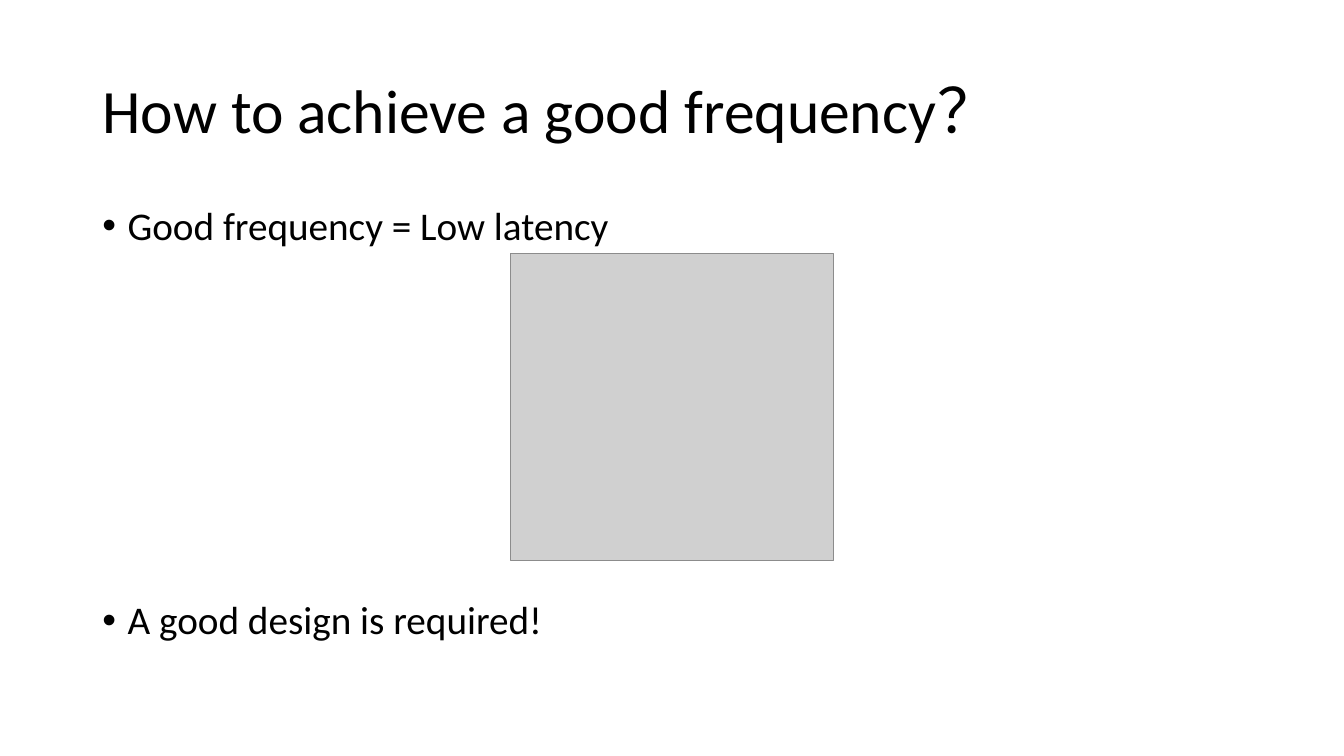
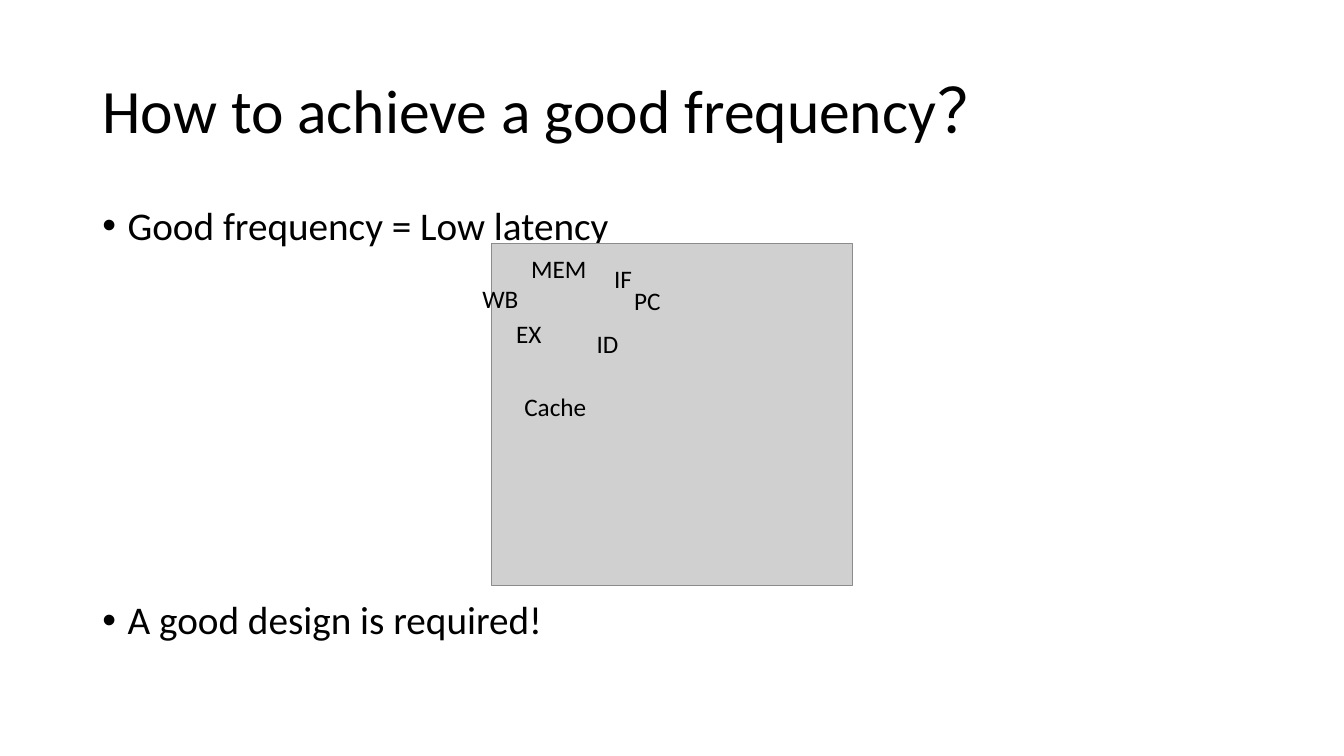
Before and after one commit to fstqwq/PipyV, a slide deck: slide 7 of arch_pre.pptx. Drawn at 1344x756 pixels with LibreOffice and Linux fonts; fonts in the diff are those of the drawing; grey boxes stand for pictures. Boxes give left, top, right and bottom in pixels: in the first picture for what was removed or moved away, otherwise in the second. Text is boxed around its words. In the diff, an @@ line names an element or a change of style, - is before the commit and + after.

```diff
--- a/arch_pre.pptx
+++ b/arch_pre.pptx
@@ picture: place and size @@
-picture at bbox=[510, 253, 833, 560]
+picture at bbox=[492, 244, 852, 587]
@@ group added at bbox=[482, 262, 660, 416]: 7 texts @@
+EX
+MEM
+Cache
+IF
+WB
+PC
+ID
```
Also in this commit, not shown: 7 other slides changed, 3 slides added.
